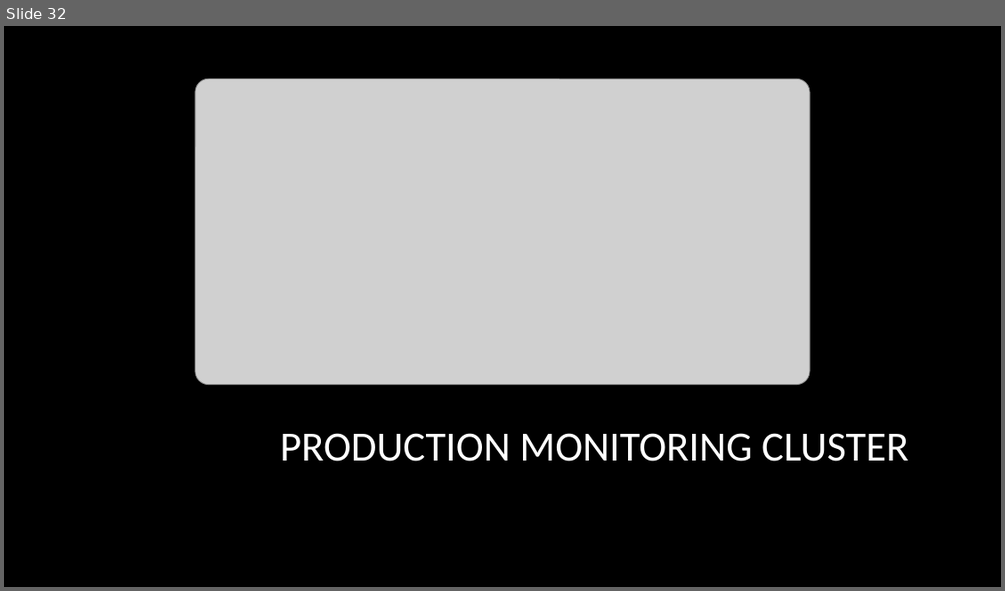
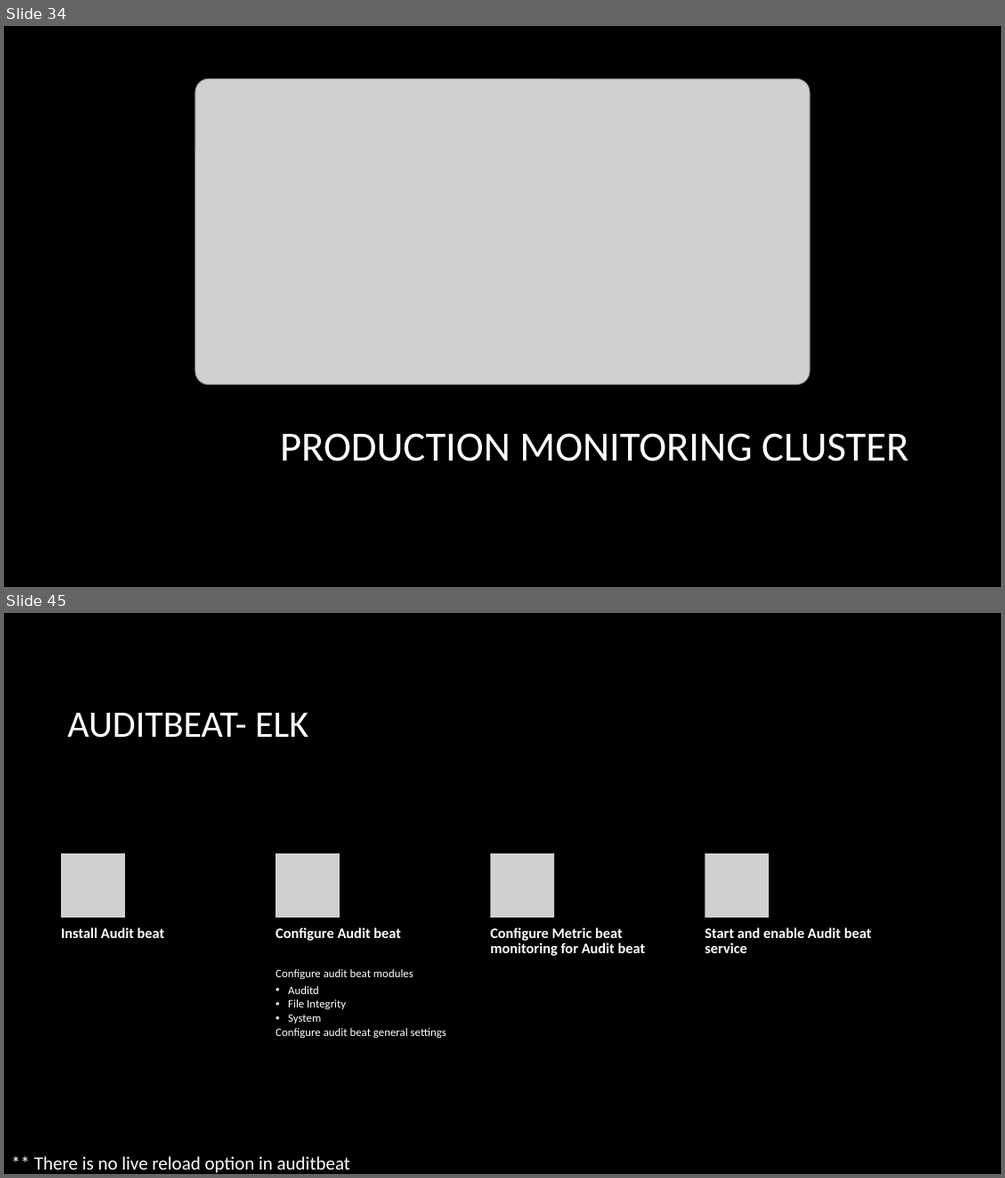
Before and after one commit to guanchaoguo/DeployElasticsearchUsingAnsible, a slide deck: artifacts/presentation/ElasticsearchUsingAnsible.pptx. Shown one above the other, each under a label of ours: slide 32 before the commit, slides 34 and 45 after it; the slides between them are not shown. The pictures are 1005x591 and 1005x1178 pixels, drawn with LibreOffice and Linux fonts; fonts in the diff are those of the drawing; grey boxes stand for pictures; background and template pictures are left out. Boxes give left, top, right and bottom in pixels: in the first picture for what was removed or moved away, otherwise in the second. Text is boxed around its words. In the diff, an @@ line names an element or a change of style, - is before the commit and + after.

```diff
--- a/artifacts/presentation/ElasticsearchUsingAnsible.pptx
+++ b/artifacts/presentation/ElasticsearchUsingAnsible.pptx
@@ slide 45 added at [4,613,1001,1174], background picture (left out) @@
@@ title added at [67,713,308,738], 36 pt, text #FFFFFF @@
+AUDITBEAT- ELK
@@ group added at [61,854,872,1038]: 5 texts, 4 pictures @@
+Install Audit beat
+Configure Audit beat
+Configure audit beat modules
+  • Auditd
+  • File Integrity
+  • System
+Configure audit beat general settings
+Configure Metric beat monitoring for Audit beat
+Start and enable Audit beat service
@@ text added at [34,1156,350,1173], 18 pt, text #FFFFFF @@
+** There is no live reload option in auditbeat
@@ what was slide 32 is now slide 34 @@
```
Also in this commit, not shown: 2 slides changed, 24 other slides added, 2 slides removed, 28 other files.
